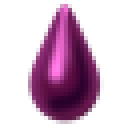
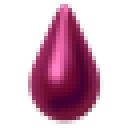
Layers edited between the first and the second (128, 128) image:
painted on "nano lubricant" over bbox(28, 4, 100, 124)
